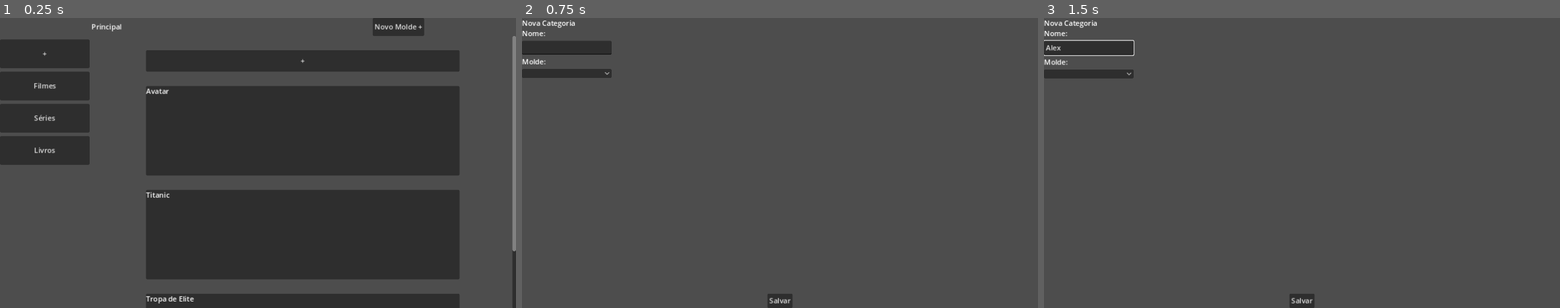
Above: before the commit, frames 1-3 (left to right).
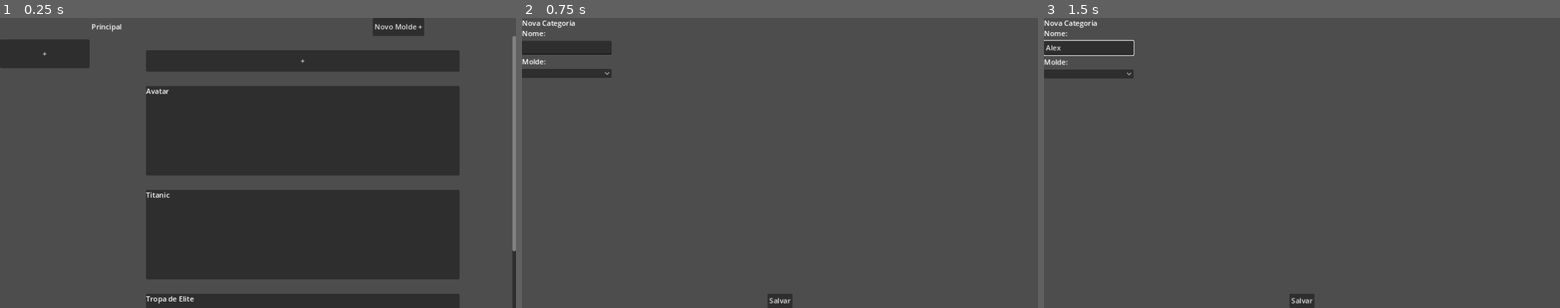
Above: after the commit, the same moments.

Repository: ramon-rodrigues3/AVLAR
Game: Godot game, scene res://main.tscn
Two runs of this game, one before a commit and one after it. Both use one fixed random seed, a clock stepped at 60 frames per second and the inputs below.
Inputs (mouse positions are in pixels of both pictures, inside the frame that each line leads up to):
- Up to frame 1 (0.25 s): no input
- Up to frame 2 (0.75 s): click "+" at 0.5 s
- Up to frame 3 (1.5 s): click (1090, 47) at 1.27 s; type "Alex" at 1.35 s

The runs differ from the first frame. In frame 1, 5.0% of the frame differs, in the area x 0-18%, y 18-51%; in frame 2, nothing differs; in frame 3, nothing differs.

Commit message:
adicionar salvamento de categorias

Diff:
--- a/classes/data_api.gd
+++ b/classes/data_api.gd
@@ -2,17 +2,31 @@
 extends Node
 
 var caminho = "res://armazenamento_teste/arquivo.cfg"
+var category_path = "res://armazenamento_teste/category.cfg"
+
 var config_file = ConfigFile.new()
+var category_cf = ConfigFile.new()
 
 func _init():
-	var err = config_file.load(caminho)
+	config_file.load(caminho)
+	category_cf.load(category_path)
 
-	if err != OK:
-		return
-
-func save_new_model(new_model: Dictionary):
+func save_new_model(new_model: Dictionary) -> void:
 	config_file.set_value("Models", new_model["name"], new_model)
 	config_file.save(caminho)
 
+func save_new_category(new_category: Dictionary) -> void:
+	print("Debug ... Salvando")
+	category_cf.set_value("Category", str(new_category.hash()), new_category)
+	category_cf.save(category_path)
+
 func get_model_name_list() -> Array:
 	return config_file.get_section_keys("Models")
+
+func get_category_name_list() -> Array:
+	var categorys = category_cf.get_section_keys("Category")
+	var category_names = []
+	for category in categorys:
+		category_names.append(category_cf.get_value("Category", category)["name"])
+
+	return category_names
--- a/main.tscn
+++ b/main.tscn
@@ -24,6 +24,11 @@
 custom_minimum_size = Vector2(200, 0)
 layout_mode = 2
 theme_override_constants/separation = 8
+
+[node name="AddNewCategory" type="Button" parent="Categorias/VBoxContainer"]
+custom_minimum_size = Vector2(200, 64)
+layout_mode = 2
+text = "+"
 
 [node name="Section" type="ScrollContainer" parent="."]
 layout_mode = 0
@@ -63,5 +68,6 @@
 text = "Novo Molde +"
 
 [connection signal="categoria_alterada" from="Categorias" to="Section" method="_on_categorias_categoria_alterada"]
+[connection signal="pressed" from="Categorias/VBoxContainer/AddNewCategory" to="Categorias" method="abrir_cena_nova_categoria"]
 [connection signal="pressed" from="Section/VBoxContainer/AddNewItem" to="Section" method="abrir_cena_novo_item"]
 [connection signal="pressed" from="HBoxContainer/Button" to="." method="_on_button_pressed"]
--- a/nova_categoria.tscn
+++ b/nova_categoria.tscn
@@ -49,7 +49,7 @@
 layout_mode = 2
 size_flags_horizontal = 0
 
-[node name="Button" type="Button" parent="."]
+[node name="SaveButton" type="Button" parent="."]
 layout_mode = 1
 anchors_preset = 7
 anchor_left = 0.5
@@ -63,4 +63,4 @@
 grow_vertical = 0
 text = "Salvar"
 
-[connection signal="pressed" from="Button" to="." method="_on_button_pressed"]
+[connection signal="pressed" from="SaveButton" to="." method="_on_save_button_pressed"]
--- a/novo_molde.gd
+++ b/novo_molde.gd
@@ -21,12 +21,14 @@
 	vbox_metrics.add_child(new_metric)
 
 func _on_save_button_pressed():
-	var new_model = {
-		"name": model_name_line.text,
-		"fields": get_fields_array(),
-		"metrics": get_metrics_array()
-	}
-	data_api.save_new_model(new_model)
+	if model_name_line.text:
+		var new_model = {
+			"name": model_name_line.text,
+			"fields": get_fields_array(),
+			"metrics": get_metrics_array()
+		}
+		data_api.save_new_model(new_model)
+
 	get_tree().change_scene_to_file("res://main.tscn")
 
 func get_fields_array() -> Array: # Talvez o nome correto seja field_array
--- a/scripts/categorias.gd
+++ b/scripts/categorias.gd
@@ -2,19 +2,13 @@
 
 signal categoria_alterada(nova_categoria)
 
-var categoriaAPI = Categoria.new()
+var data_api = DataAPI.new()
 @onready var vbox = $VBoxContainer
 
 func _ready():
 	vbox.add_spacer(true)
 
-	var add_new_categoria_button = Button.new()
-	add_new_categoria_button.text = "+"
-	add_new_categoria_button.custom_minimum_size = Vector2(200, 64)
-	add_new_categoria_button.pressed.connect(abrir_cena_nova_categoria)
-	vbox.add_child(add_new_categoria_button)
-
-	for categoria in categoriaAPI.get_categoria_list():
+	for categoria in data_api.get_category_name_list():
 		var button = preload("res://categoria_button.tscn").instantiate()
 		button.text = categoria
 		button.categoria = categoria # talvez seja desnecessário
--- a/scripts/nova_categoria.gd
+++ b/scripts/nova_categoria.gd
@@ -1,6 +1,8 @@
 extends Control
 
 var data_api = DataAPI.new()
+
+@onready var category_name_line = $ScrollContainer/VBoxContainer/CategoryNameLine
 @onready var category_model_option = $ScrollContainer/VBoxContainer/CategoryModelOption
 
 func _ready():
@@ -8,6 +10,14 @@
 	for model in models:
 		category_model_option.add_item(model)
 
+func _on_save_button_pressed():
+	if category_name_line.text:
+		var new_category = {
+			"name": category_name_line.text,
+			"model": category_model_option.get_item_text(
+				category_model_option.selected
+			)
+		}
+		data_api.save_new_category(new_category)
 
-func _on_button_pressed():
 	get_tree().change_scene_to_file("res://main.tscn")
